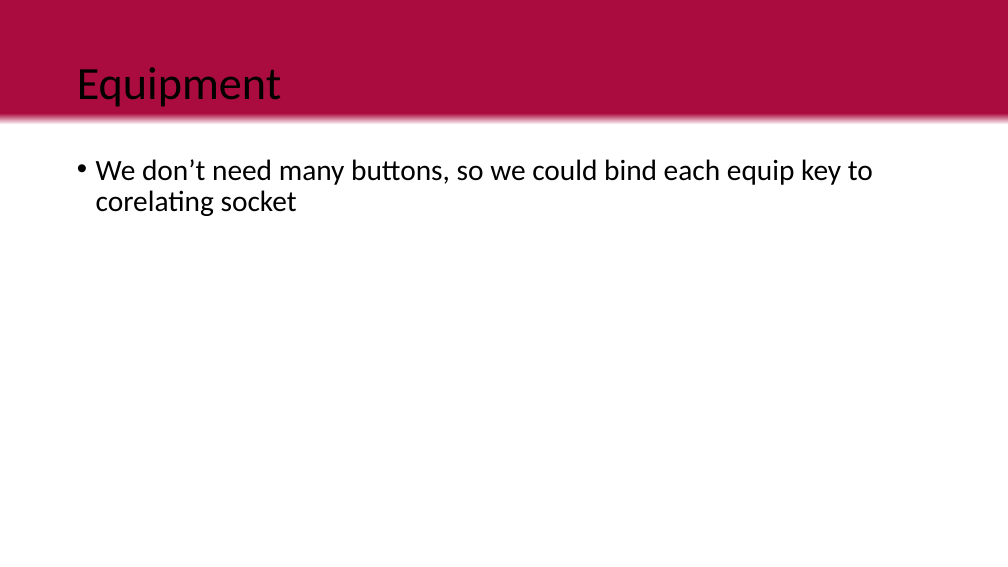
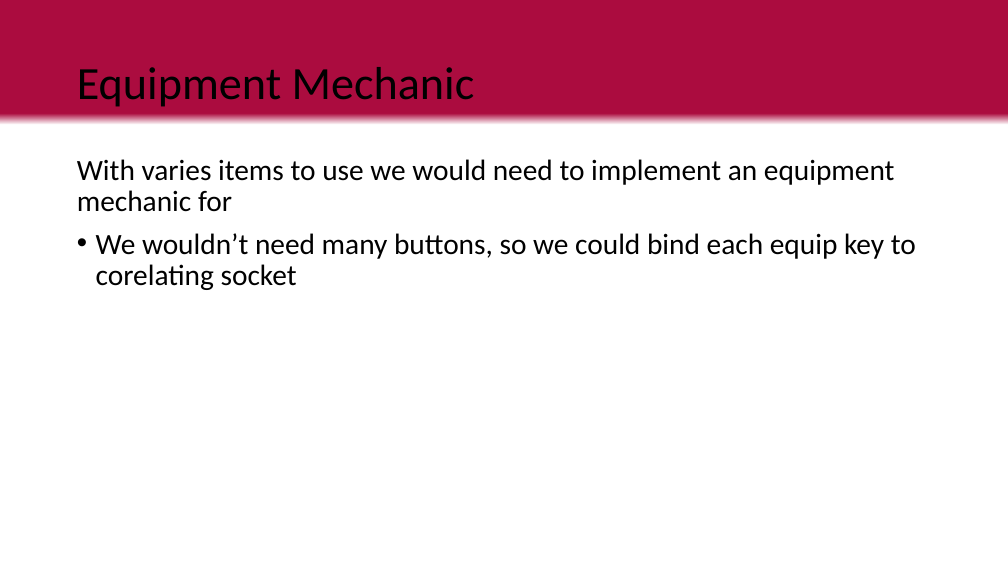
Before and after one commit to LuxRegem/Project_Clash-of-Cosplayers, a slide deck: slide 21 of Shared Documentation/Luke's Documents/Clash of Cos Team Pitch.pptx (slide 26 before the commit). Drawn at 1008x567 pixels with LibreOffice and Linux fonts; fonts in the diff are those of the drawing. Boxes give left, top, right and bottom in pixels: in the first picture for what was removed or moved away, otherwise in the second. Text is boxed around its words. In the diff, an @@ line names an element or a change of style, - is before the commit and + after.

```diff
--- a/Shared Documentation/Luke's Documents/Clash of Cos Team Pitch.pptx
+++ b/Shared Documentation/Luke's Documents/Clash of Cos Team Pitch.pptx
@@ title at [77,67,475,107]: text changed @@
-Equipment
+Equipment Mechanic
@@ text at [77,159,916,290]: text changed @@
-• We don’t need many buttons, so we could bind each equip key to corelating socket
+With varies items to use we would need to implement an equipment mechanic for
+• We wouldn’t need many buttons, so we could bind each equip key to corelating socket
```
Also in this commit, not shown: 7 other slides changed, 2 slides removed, 6 other files.
